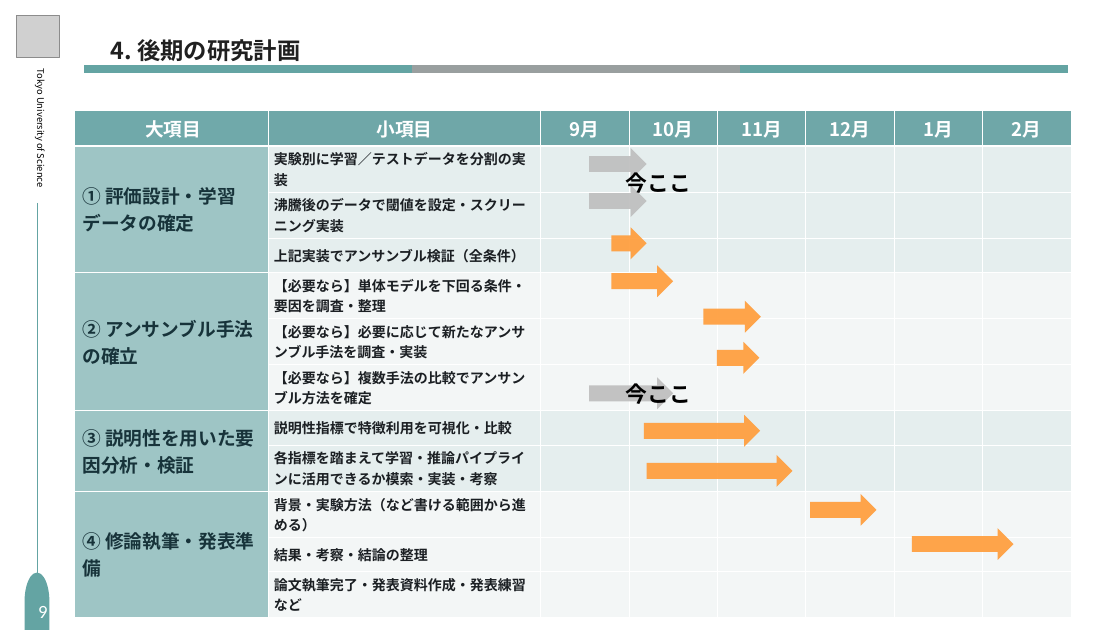
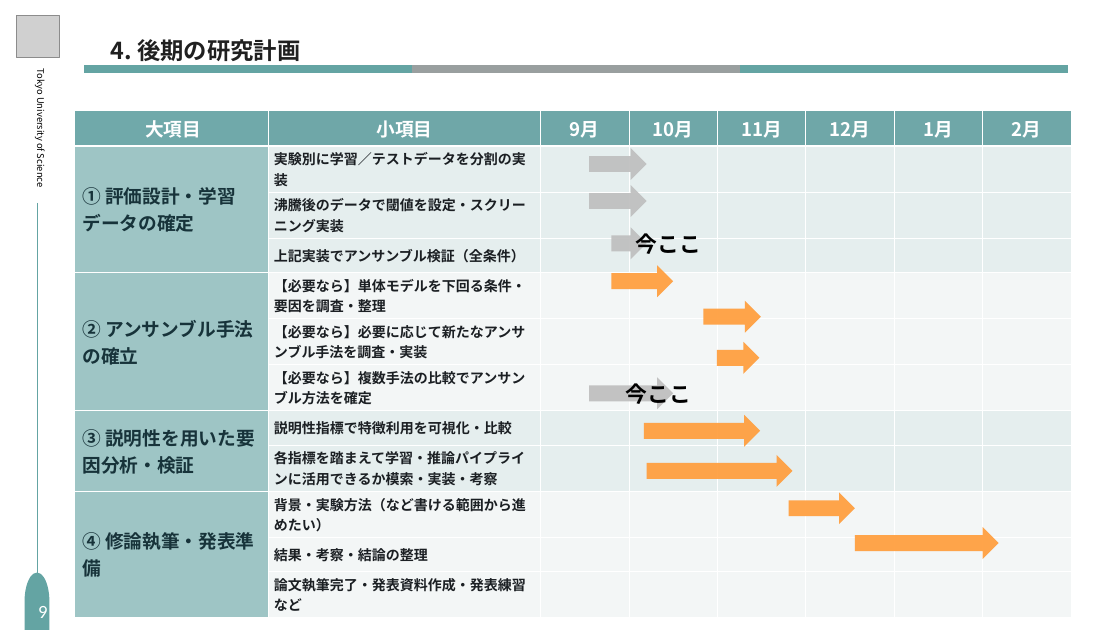
Before and after one commit to S-Riku-tus/university_research, a slide deck: slide 14 of 研究進捗報告/2026/1016（研究進捗報告）/研究進捗_1016_編集用_修正版.pptx (slide 15 before the commit). Drawn at 1120x630 pixels with LibreOffice and Linux fonts; fonts in the diff are those of the drawing; grey boxes stand for pictures. Boxes give left, top, right and bottom in pixels: in the first picture for what was removed or moved away, otherwise in the second. Text is boxed around its words. In the diff, an @@ line names an element or a change of style, - is before the commit and + after.

```diff
--- a/研究進捗報告/2026/1016（研究進捗報告）/研究進捗_1016_編集用_修正版.pptx
+++ b/研究進捗報告/2026/1016（研究進捗報告）/研究進捗_1016_編集用_修正版.pptx
@@ table at (x1=74, y1=111, x2=1071, y2=615) @@
-row 10, column 2: 背景・実験方法（など書ける範囲から進める）
+row 10, column 2: 背景・実験方法（など書ける範囲から進めたい）
@@ right arrow at (x1=612, y1=227, x2=647, y2=259): fill #FF9E3D at 93% opacity to #BFBFBF at 93% opacity @@
@@ text "今ここ" rewrapped from (x1=626, y1=169, x2=691, y2=197) to (x1=636, y1=233, x2=701, y2=254) @@
@@ right arrow moved from (x1=810, y1=494, x2=876, y2=526) to (x1=788, y1=492, x2=855, y2=524) @@
@@ right arrow resized from (x1=912, y1=528, x2=1014, y2=560) to (x1=855, y1=527, x2=999, y2=559) @@
```
Also in this commit, not shown: 10 other slides changed, 1 slide removed.
